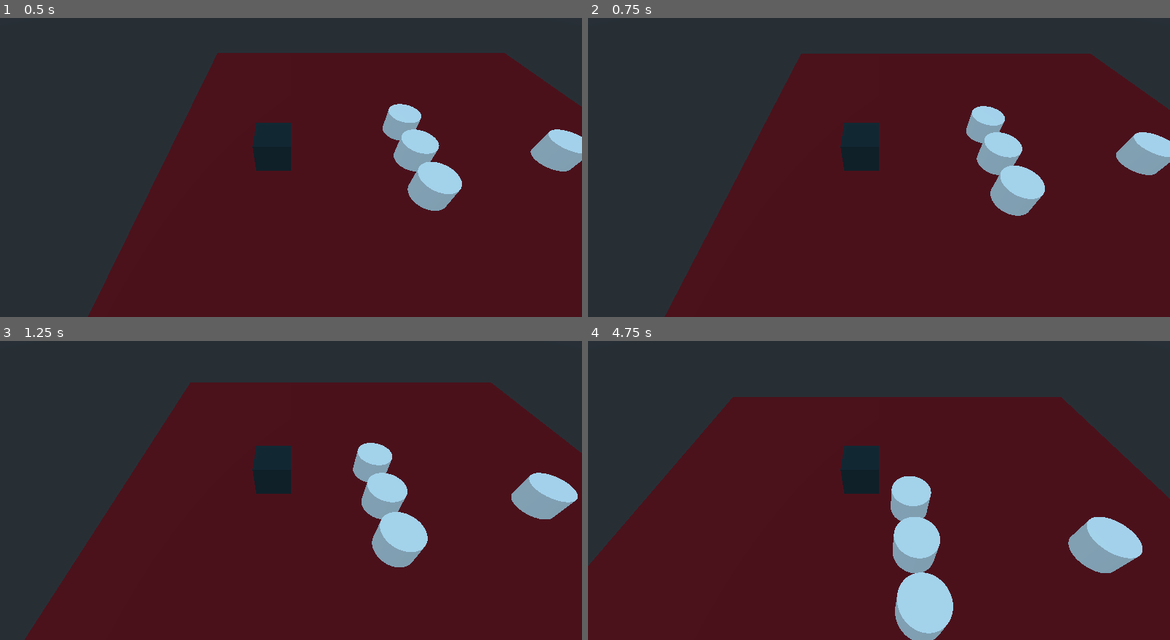
Above: before the commit, frames 1-4 (two rows, left to right).
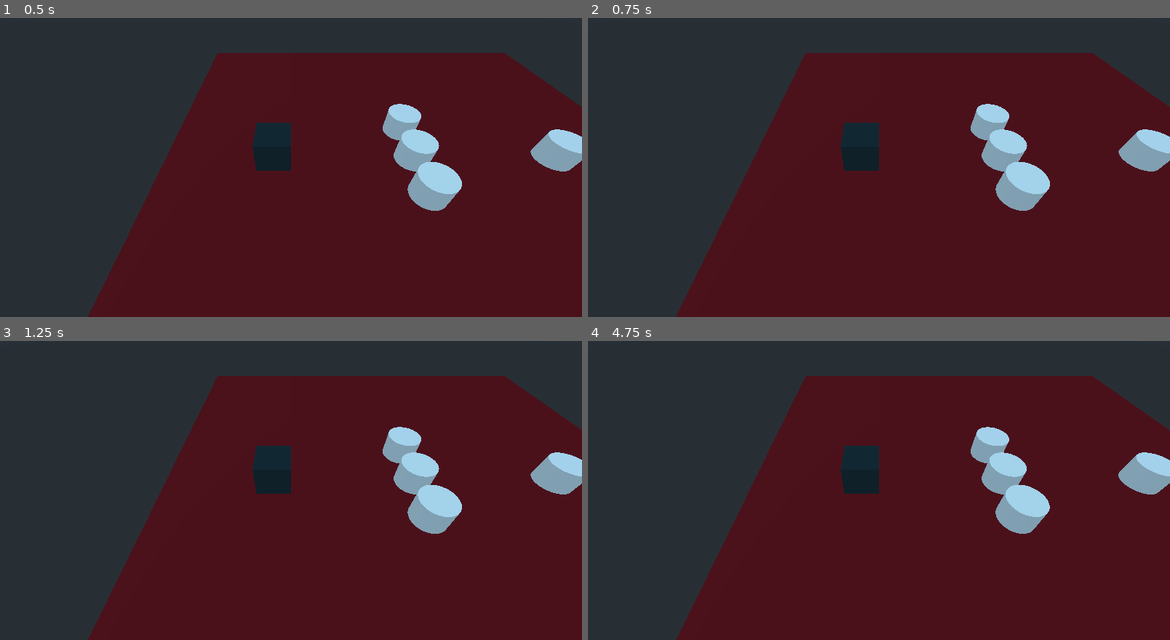
Above: after the commit, the same moments.

Repository: rafaelrpbelo/puko
Game: Godot game, scene res://Main.tscn
Two runs of this game, one before a commit and one after it. Both use one fixed random seed, a clock stepped at 60 frames per second and the inputs below.
Inputs (mouse positions are in pixels of both pictures, inside the frame that each line leads up to):
- Up to frame 1 (0.5 s): no input
- Up to frame 2 (0.75 s): tap Enter at 0.5 s; move the mouse to (1007, 128) at 0.52 s; right-click (1007, 128) at 0.6 s; click (1007, 128) at 0.67 s
- Up to frame 3 (1.25 s): no input
- Up to frame 4 (4.75 s): move the mouse to (762, 487) at 1.27 s; tap Middle mouse button (camera_rotate) at 1.35 s; click (762, 487) at 1.42 s; right-click (762, 487) at 1.55 s; move the mouse to (937, 394) at 2.02 s; hold Mouse wheel up (camera_zoom_in) 2.03-2.78 s; click (937, 394) at 2.17 s; right-click (937, 394) at 2.3 s; move the mouse to (849, 538) at 2.77 s; tap Mouse wheel down (camera_zoom_out) at 2.85 s; click (849, 538) at 2.92 s; right-click (849, 538) at 3.05 s; move the mouse to (1053, 520) at 3.52 s; right-click (1053, 520) at 3.6 s; click (1053, 520) at 3.67 s; move the mouse to (704, 418) at 4.27 s; right-click (704, 418) at 4.35 s; click (704, 418) at 4.42 s

Frame 1 is identical in both runs. In frame 2, 2.8% of the frame differs, in the area x 13-100%, y 11-100%; in frame 3, 15%; in frame 4, 28%, in the area x 0-100%, y 11-100%.
Error after the commit: Invalid type in function 'get_node' in base 'KinematicBody (Player.gd)'. Cannot convert argument 1 from Nil to NodePath. (res://Player.gd:9)

Commit message:
Refactor Player script
- Export Navigation node path
- Export move_speed
- Remove necessary code

Diff:
--- a/Player.gd
+++ b/Player.gd
@@ -1,13 +1,12 @@
 extends KinematicBody
+
+export(float, 1, 10) var move_speed = 5
+export(NodePath) var navigation_path = null
 
 var path = []
 var path_node = 0
 
-const move_speed = 5
-
-const point = Vector3(52, 12, 0)
-
-onready var nav = get_parent()
+onready var nav = get_node(navigation_path) as Navigation
 
 func _physics_process(delta):
 	if path_node < path.size():
